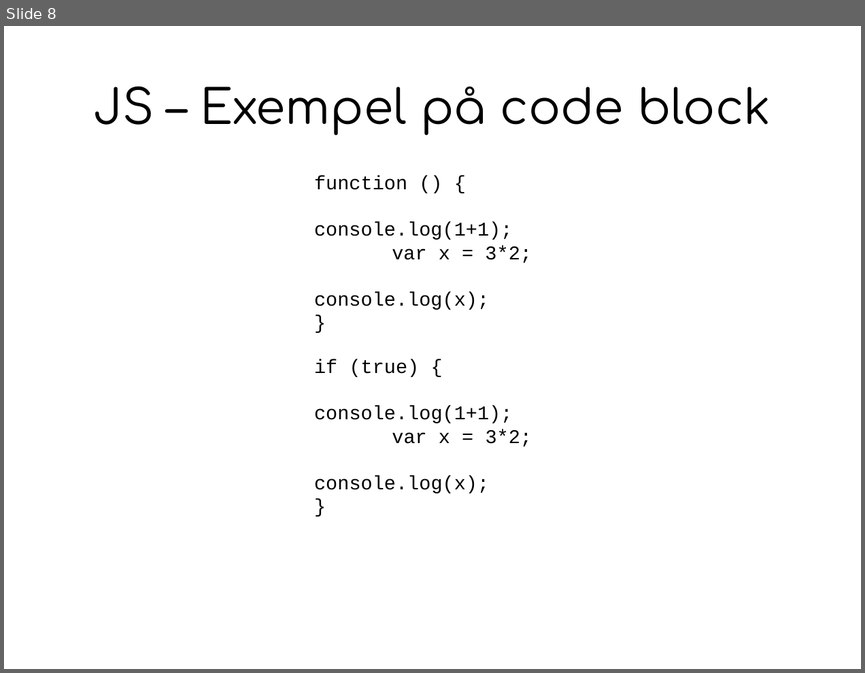
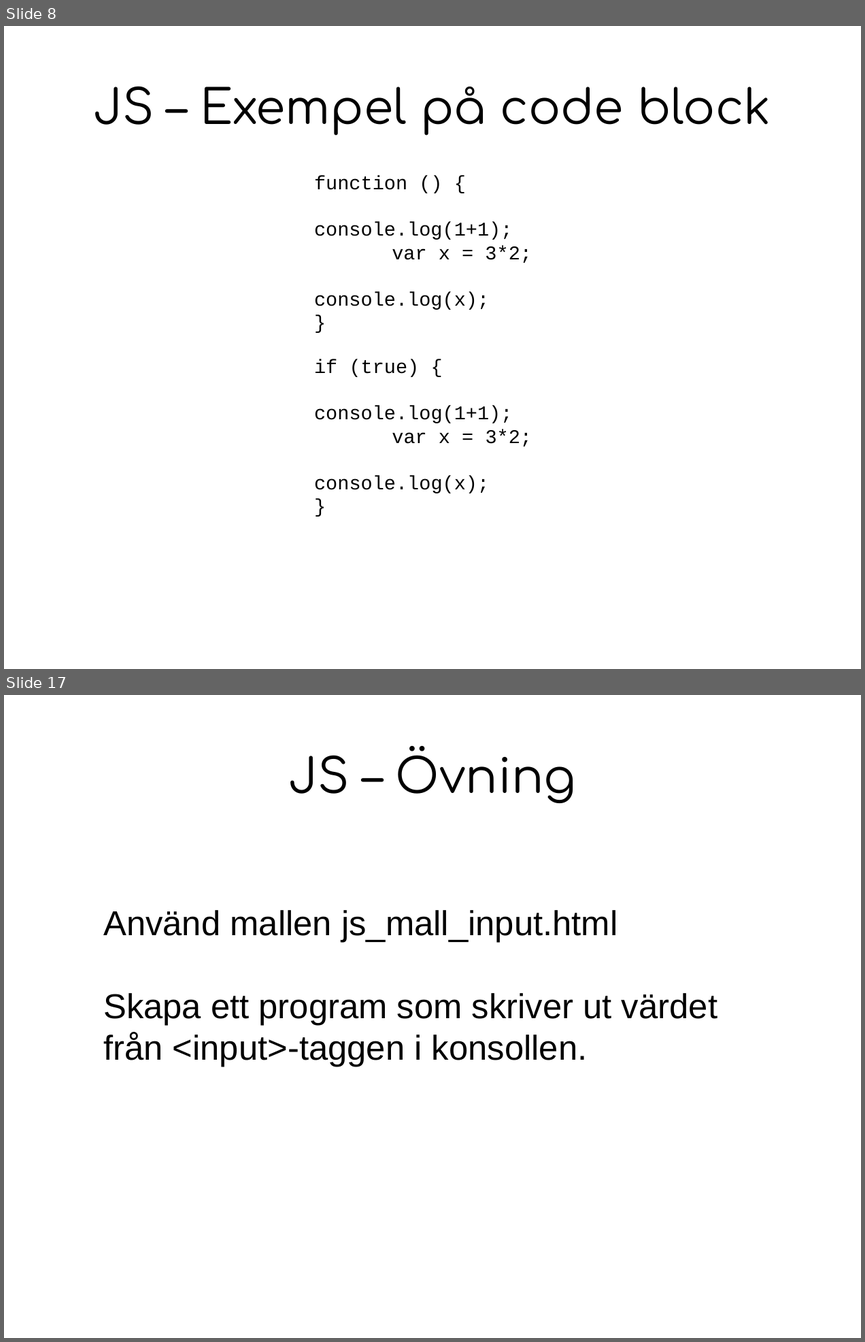
Before and after one commit to digidemlab/codemoth, a slide deck: js/presentation_js.odp. Shown one above the other, each under a label of ours: slide 8 before the commit, slides 8 and 17 after it; the slides between them are not shown. The pictures are 865x673 and 865x1342 pixels, drawn with LibreOffice and Linux fonts; fonts in the diff are those of the drawing. Boxes give left, top, right and bottom in pixels: in the first picture for what was removed or moved away, otherwise in the second. Text is boxed around its words. In the diff, an @@ line names an element or a change of style, - is before the commit and + after.

Commit message:
Finished first Javascript lesson materials: Console, arithmetics, variables and input.

```diff
--- a/js/presentation_js.odp
+++ b/js/presentation_js.odp
@@ slide 17 added at [4, 695, 861, 1338], background #FFFFFF @@
@@ title added at [289, 745, 576, 803], 44 pt, text #000000 @@
+JS – Övning
@@ text added at [103, 910, 717, 1066], 32 pt, text #000000 @@
+Använd mallen js_mall_input.html
+Skapa ett program som skriver ut värdet från <input>-taggen i konsollen.
```
Also in this commit, not shown: 2 slides changed, 7 other slides added, 9 other files.
